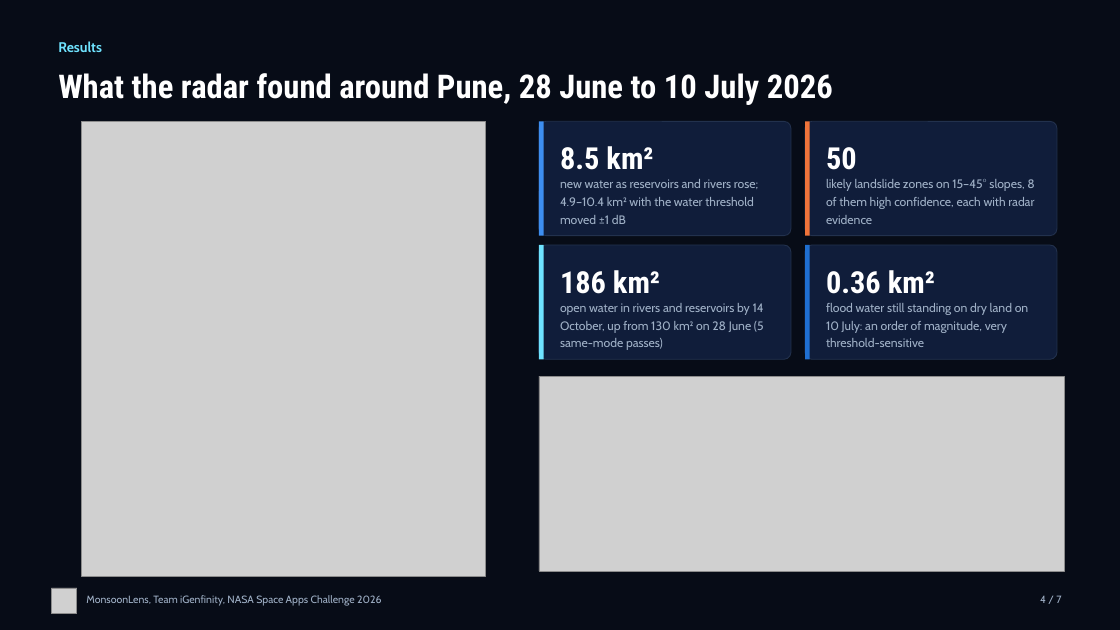
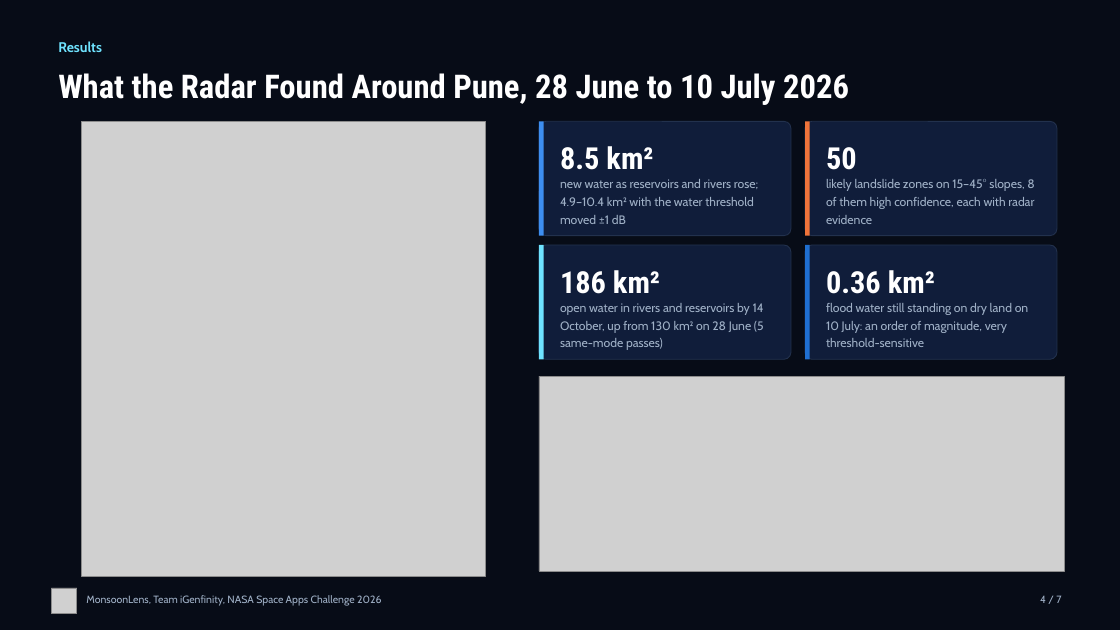
Before and after one commit to AyushSinghNegi/dancing-with-the-sars, a slide deck: slide 4 of deliverables/deck/MonsoonLens_Deck.pptx. Drawn at 1120x630 pixels with LibreOffice and Linux fonts; fonts in the diff are those of the drawing; grey boxes stand for pictures. Boxes give left, top, right and bottom in pixels: in the first picture for what was removed or moved away, otherwise in the second. Text is boxed around its words. In the diff, an @@ line names an element or a change of style, - is before the commit and + after.

```diff
--- a/deliverables/deck/MonsoonLens_Deck.pptx
+++ b/deliverables/deck/MonsoonLens_Deck.pptx
@@ text at bbox=[58, 73, 849, 105]: text changed @@
-What the radar found around Pune, 28 June to 10 July 2026
+What the Radar Found Around Pune, 28 June to 10 July 2026
```
Also in this commit, not shown: 6 other slides changed, 8 other files.
